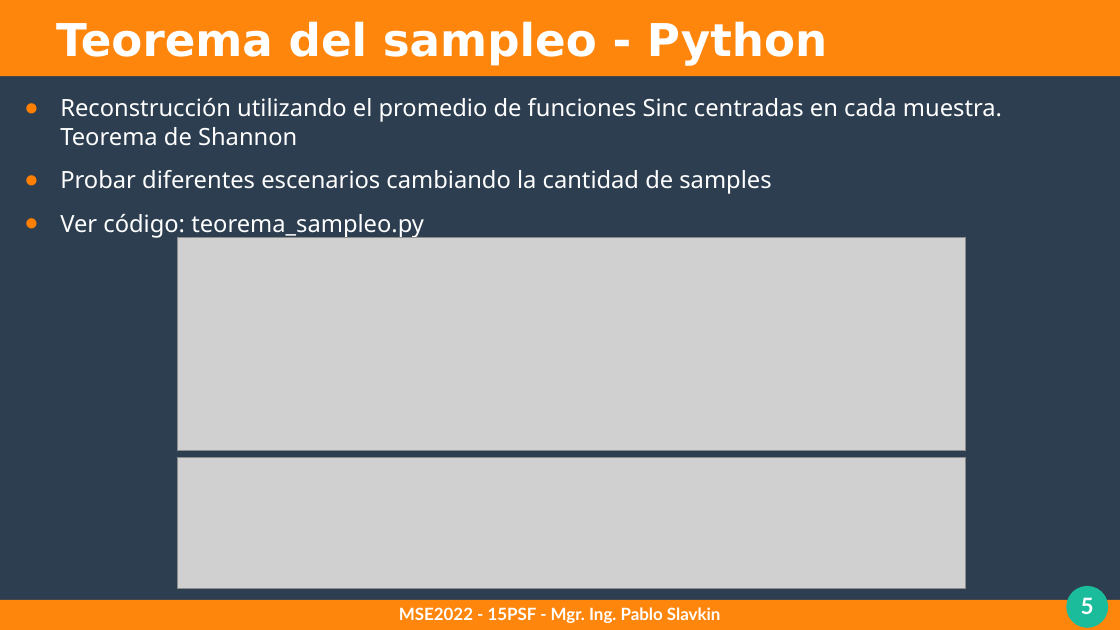
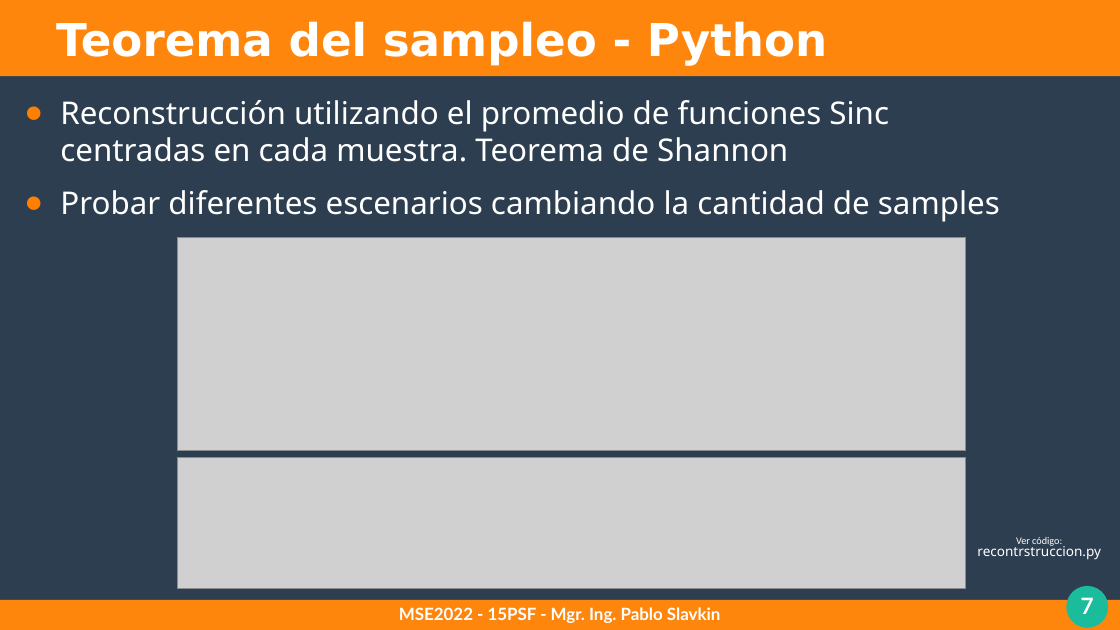
Before and after one commit to pslavkin/psf_2022, a slide deck: slide 7 of clases/2_clase/2_clase.odp (slide 5 before the commit). Drawn at 1120x630 pixels with LibreOffice and Linux fonts; fonts in the diff are those of the drawing; grey boxes stand for pictures. Boxes give left, top, right and bottom in pixels: in the first picture for what was removed or moved away, otherwise in the second. Text is boxed around its words. In the diff, an @@ line names an element or a change of style, - is before the commit and + after.

```diff
--- a/clases/2_clase/2_clase.odp
+++ b/clases/2_clase/2_clase.odp
@@ text "Reconstrucción utilizando el promedio de ..." at (60,100,1000,222): size 16.8 to 22.2 pt @@
@@ text at (60,214,424,238): paragraph removed @@
-● Ver código: teorema_sampleo.py
@@ text added at (977,537,1101,560), 9.6 pt, text #FFFFFF @@
+Ver código: recontrstruccion.py
@@ page number at (1081,597,1094,614): text changed @@
-5
+7
```
Also in this commit, not shown: 6 other slides changed, 4 slides added, 18 other files.
